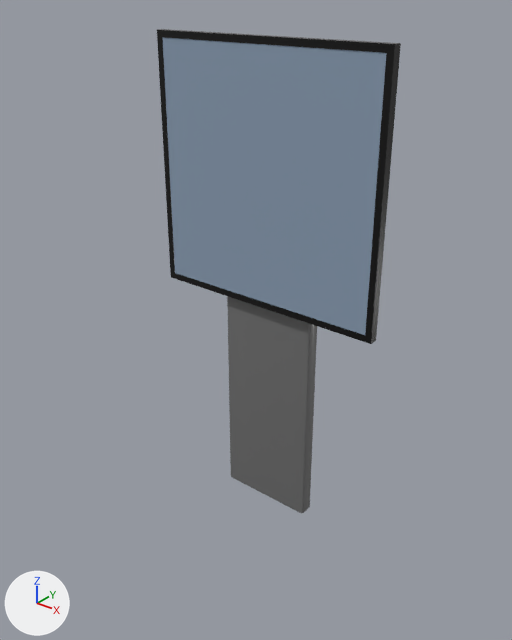
Renders of the Blender file blender/display.blend from each side of a commit.
The view is the same before and after, from a camera (50 mm lens) standing at (1.61, -2.08, 2.19) and looking at (0.12, -0.21, 1.04). Every picture has the same lights, and +X, +Y and +Z are marked at lower left.

In view in the first picture: 'Display-col', 'Pillar-col', 'Screen'.
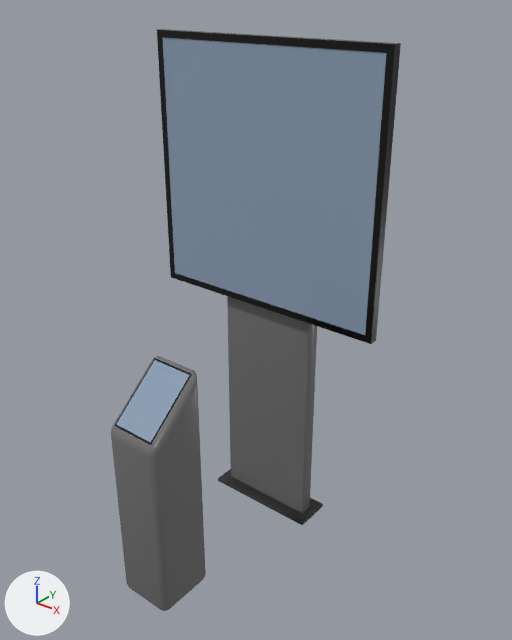
What differs and where, as boxes [x1, y1, x2, y2] in the pictures (512 x 640 px):
'Info-col', added: after [111, 356, 206, 611]
'Info-Screen', added (blue): after [116, 360, 189, 443]
'Cube', added (black): after [218, 469, 323, 525]
'Info-Display', added: after [114, 358, 192, 445]

Edits to the bpy script that builds the scene:
```text
Add mat_material:
    mat_material = principled_material('Material')
    mat_material.base_color = (0.0208, 0.0208, 0.0208)  # black #282828
Add me_cube_003:
    me_cube_003.from_pydata([(-0.117, -0.125, -0.322), (-0.117, -0.125, 0.442), (-0.117, 0.125, -0.322), (-0.117, 0.125, 0.654), (0.117, -0.125, -0.322), (0.117, -0.125, 0.442), (0.117, 0.125, -0.322), (0.117, 0.125, 0.654)], [], [(0, 1, 3, 2), (2, 3, 7, 6), (6, 7, 5, 4), (4, 5, 1, 0), (2, 6, 4, 0), (7, 3, 1, 5)])
    me_cube_003.polygons.foreach_set('use_smooth', [True] * 6)
    me_cube_003.materials.append(mat_stand)  # grey #747474
Add me_cube_006:
    me_cube_006.from_pydata([(-0.482, -0.136, -0.482), (-0.482, -0.136, 0.482), (0.482, -0.136, 0.482), (0.482, -0.136, -0.482)], [], [(3, 2, 1, 0)])
    me_cube_006.materials.append(mat_display)  # blue #8da0b6
Add me_cube_001:
    me_cube_001.from_pydata(...)  # a box spanning x -0.249..0.249, y -0.082..0.082, z -0.008..0.008
    me_cube_001.materials.append(mat_material)  # black #282828
Add ob_info_screen:
    ob_info_screen = bpy.data.objects.new('Info-Screen', me_cube_006)
    ob_info_screen.parent = ob_info_display
    ob_info_screen.matrix_parent_inverse = Matrix(((5.565, 0.0, 0.0, 0.0), (0.0, 2.56, -2.996, 4.194), (0.0, 2.765, 2.363, -0.237), (0.0, 0.0, 0.0, 1.0)))
    ob_info_screen.location = (0.0, -0.622, 0.828)
    ob_info_screen.rotation_euler = (-0.864, 0.0, 0.0)  # degrees (-50, 0, 0)
    ob_info_screen.scale = (0.18, 0.254, 0.275)
Add ob_info_display:
    ob_info_display = bpy.data.objects.new('Info-Display', me_cube.copy())  # the mesh of ob_display_col
    ob_info_display.parent = ob_info_col
    ob_info_display.matrix_parent_inverse = Matrix(((1.0, 0.0, 0.0, 0.0), (0.0, 1.0, 0.0, 0.642), (0.0, 0.0, 1.0, -0.307), (0.0, 0.0, 0.0, 1.0)))
    ob_info_display.location = (0.0, -0.642, 0.851)
    ob_info_display.rotation_euler = (-0.864, 0.0, 0.0)  # degrees (-50, 0, 0)
    ob_info_display.scale = (0.18, 0.254, 0.275)
Add ob_info_col:
    ob_info_col = bpy.data.objects.new('Info-col', me_cube_003)
    ob_info_col.location = (0.0, -0.642, 0.307)
    _m = ob_info_col.modifiers.new('Bevel', 'BEVEL')
    _m.width = 0.03
    _m.width_pct = 0.03
    _m.segments = 3
Add ob_cube:
    ob_cube = bpy.data.objects.new('Cube', me_cube_001)
    ob_cube.location = (0.0, 0.033, 0.013)
    _m = ob_cube.modifiers.new('Bevel', 'BEVEL')
    _m.width = 0.002
    _m.width_pct = 0.002
```
